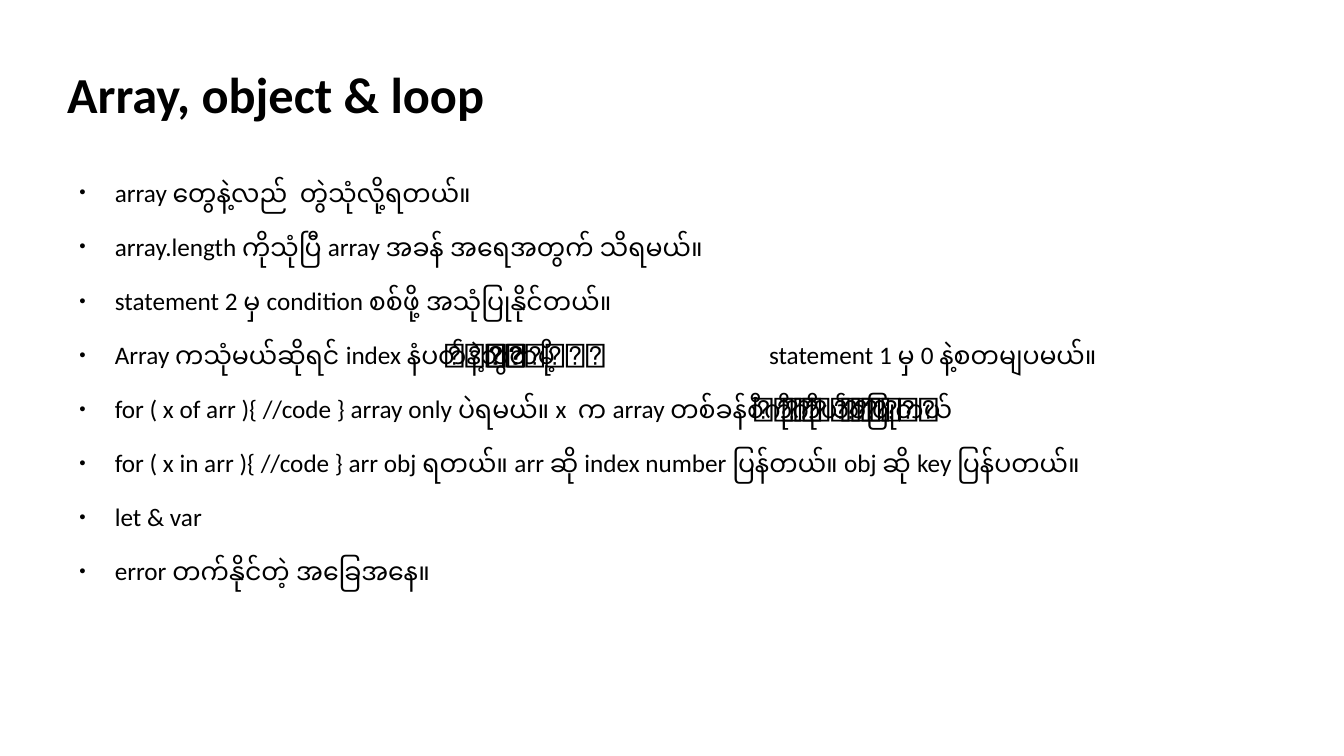
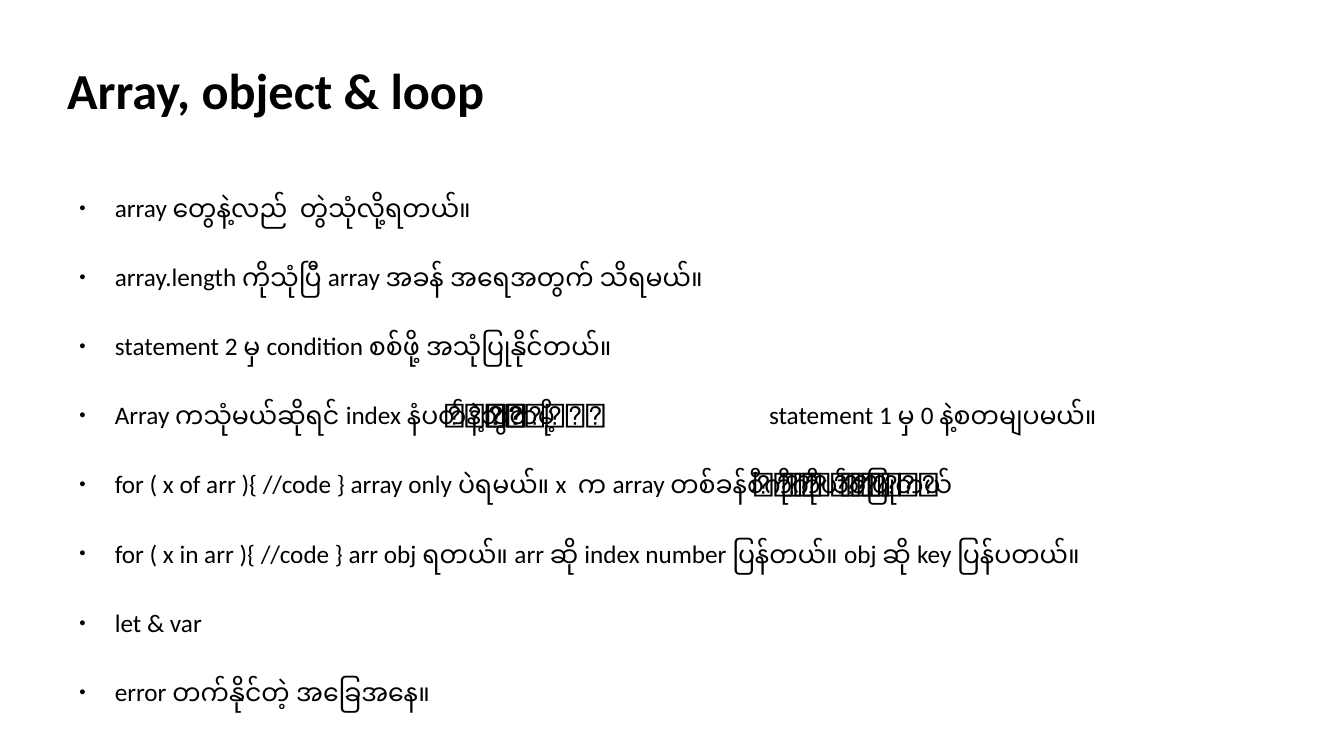
Before and after one commit to yellhtetaung/mmsitbwd4, a slide deck: slide 27 of JavaScript.pptx. Drawn at 1344x756 pixels with LibreOffice and Linux fonts; fonts in the diff are those of the drawing. Boxes give left, top, right and bottom in pixels: in the first picture for what was removed or moved away, otherwise in the second. Text is boxed around its words. In the diff, an @@ line names an element or a change of style, - is before the commit and + after.

```diff
--- a/JavaScript.pptx
+++ b/JavaScript.pptx
@@ title "Array, object & loop" at bbox=[67, 73, 484, 118]: line spacing 1 to 0.9 @@
@@ text "array တွေနဲ့လည်း တွဲသုံးလို့ရတယ်။" at bbox=[115, 191, 1080, 713]: line spacing 1 to 1.5 @@
```
Also in this commit, not shown: 8 other slides changed, 1 slide added, 1 other file.
